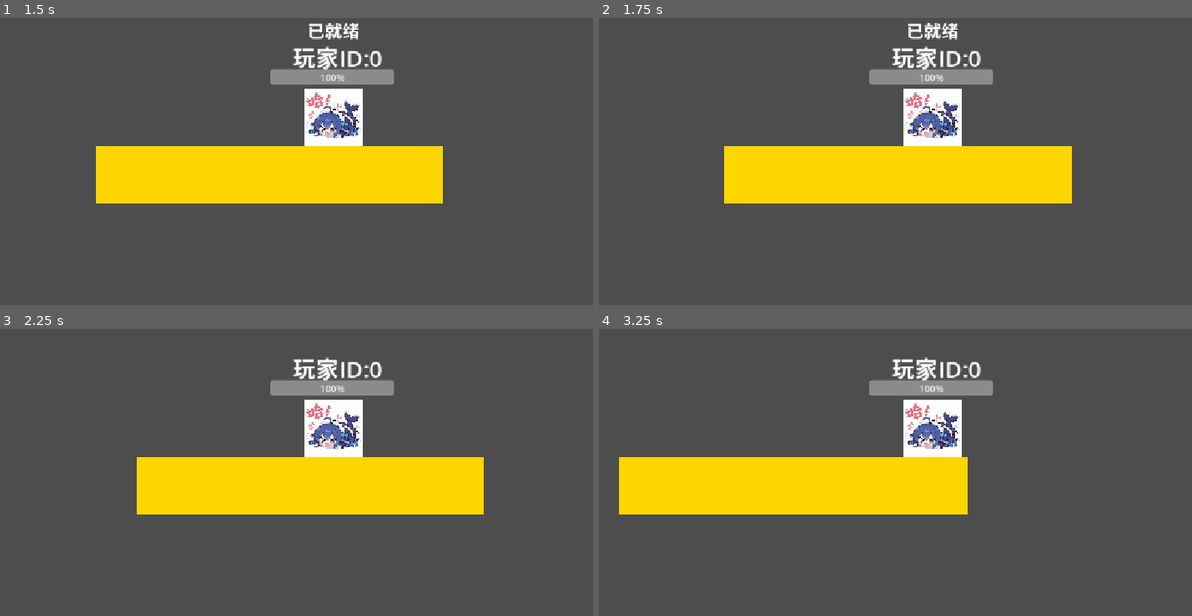
Above: before the commit, frames 1-4 (two rows, left to right).
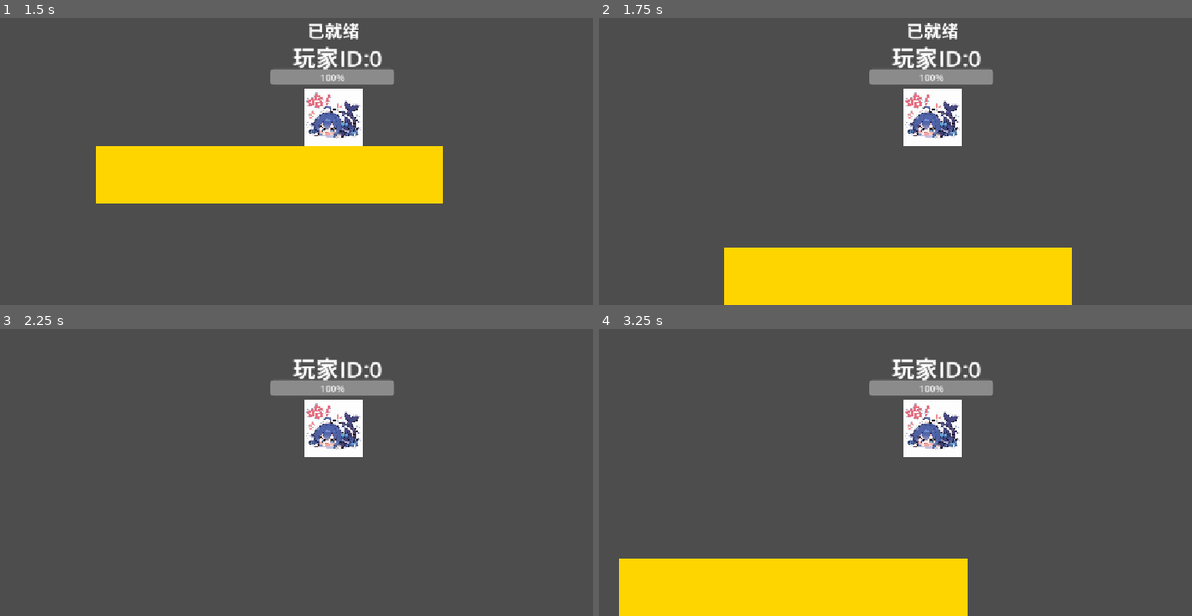
Above: after the commit, the same moments.

Repository: Sui-xie/NewGames
Game: Godot game, scene res://root.tscn
The game is run twice, just before and just after one commit, with the same random seed, the same clock (stepped at 60 frames per second) and the same inputs.
Inputs (mouse positions are in pixels of both pictures, inside the frame that each line leads up to):
- Up to frame 1 (1.5 s): tap Enter at 0.5 s; move the mouse to (480, 98) at 0.52 s; hold D (move_right) 0.53-1.28 s; click (480, 98) at 0.67 s; tap Space at 0.77 s; move the mouse to (201, 135) at 1.27 s; hold A (move_left) from 1.28 s (still down)
- Up to frame 2 (1.75 s): keep holding A (move_left); tap Space at 1.52 s
- Up to frame 3 (2.25 s): move the mouse to (403, 346) at 2.02 s; release A (move_left) at 2.03 s; hold D (move_right) from 2.03 s (still down)
- Up to frame 4 (3.25 s): keep holding D (move_right); move the mouse to (901, 504) at 2.77 s; click (901, 504) at 2.92 s; tap Space at 3.02 s

Frame 1 is identical in both runs. In frame 2, 23% of the frame differs, in the area x 21-80%, y 44-100%; in frame 3, 12%; in frame 4, 24%, in the area x 3-63%, y 44-100%.

Commit message:
修复了玩家是修仙者的bug

Diff:
--- a/scene/map/map.tscn
+++ b/scene/map/map.tscn
@@ -20,7 +20,8 @@
 
 [sub_resource type="TileSet" id="TileSet_pq8q7"]
 tile_size = Vector2i(100, 100)
-physics_layer_0/collision_layer = 1
+physics_layer_0/collision_layer = 129
+physics_layer_0/collision_mask = 129
 sources/1 = SubResource("TileSetAtlasSource_yyonm")
 sources/0 = SubResource("TileSetAtlasSource_4wnb2")
 
--- a/scene/player.tscn
+++ b/scene/player.tscn
@@ -47,6 +47,8 @@
 texture = ExtResource("2_hjaqi")
 
 [node name="Area2D" type="Area2D" parent="." unique_id=1516253399]
+collision_layer = 128
+collision_mask = 128
 script = ExtResource("3_fvtld")
 
 [node name="CollisionShape2D" type="CollisionShape2D" parent="Area2D" unique_id=762515444]
--- a/scripts/player/jumpCheck.gd
+++ b/scripts/player/jumpCheck.gd
@@ -6,10 +6,13 @@
 @export var jumpNum = 1#多段跳
 var jumpCount = 0#剩余跳跃次数
 var isGround = false
+var fristJump = true
 
 func _ready() -> void:
 	area_entered.connect(areaEnter)
+	area_exited.connect(areaExit)
 	body_entered.connect(areaEnter)
+	body_exited.connect(areaExit)
 
 
 func _process(delta: float) -> void:
@@ -33,18 +36,19 @@
 		if "ground" in node.meta:
 			isGround = true
 			#print("[INFO]物体含有ground")
-			resetJumpCount()
+			jumpCount = jumpNum
+			fristJump = true
 
 func aJump():
+	#在空中首次跳跃扣除两次数，防止三段跳
+	if jumpNum >= 2 and isGround == false and fristJump:
+		jumpCount -= 2
+		fristJump = false
+		return
 	jumpCount-=1
-	isGround = false
 
 func jumpCheck():
 	if cooling != 0: return false
 	if jumpCount == 0:return false
-	if jumpNum <= 1 and isGround:return false
+	if jumpNum <= 1 and isGround == false:return false
 	return true
-
-
-func resetJumpCount():
-	jumpCount = jumpNum
